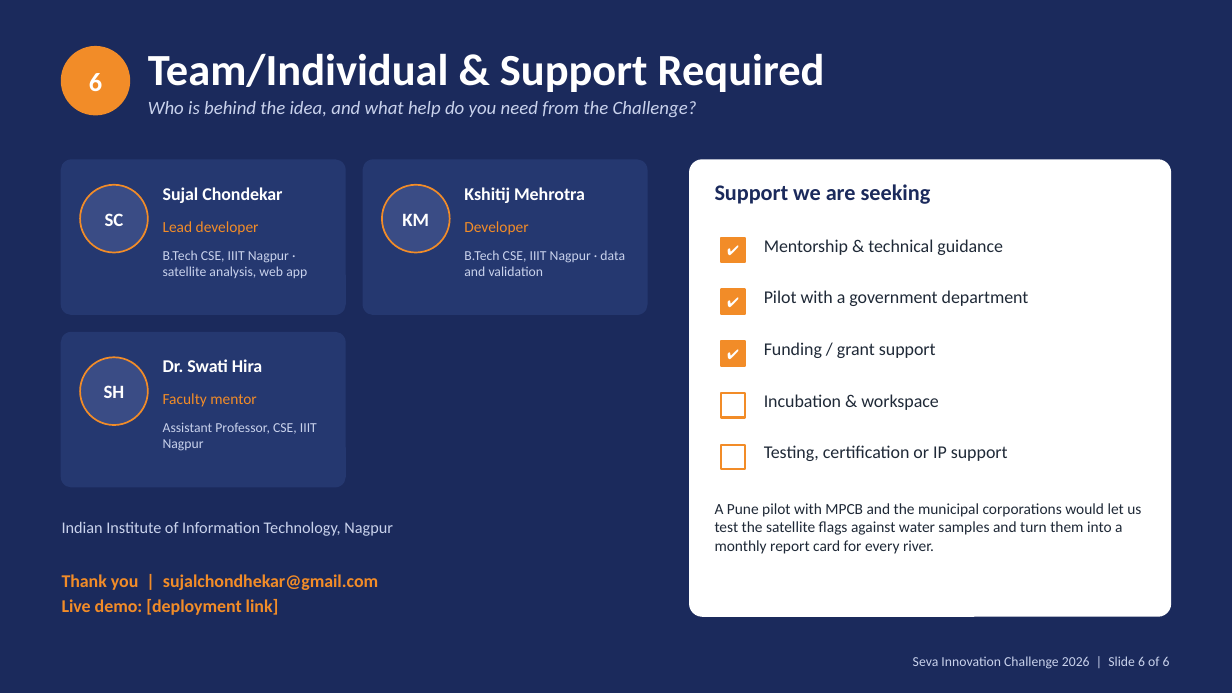
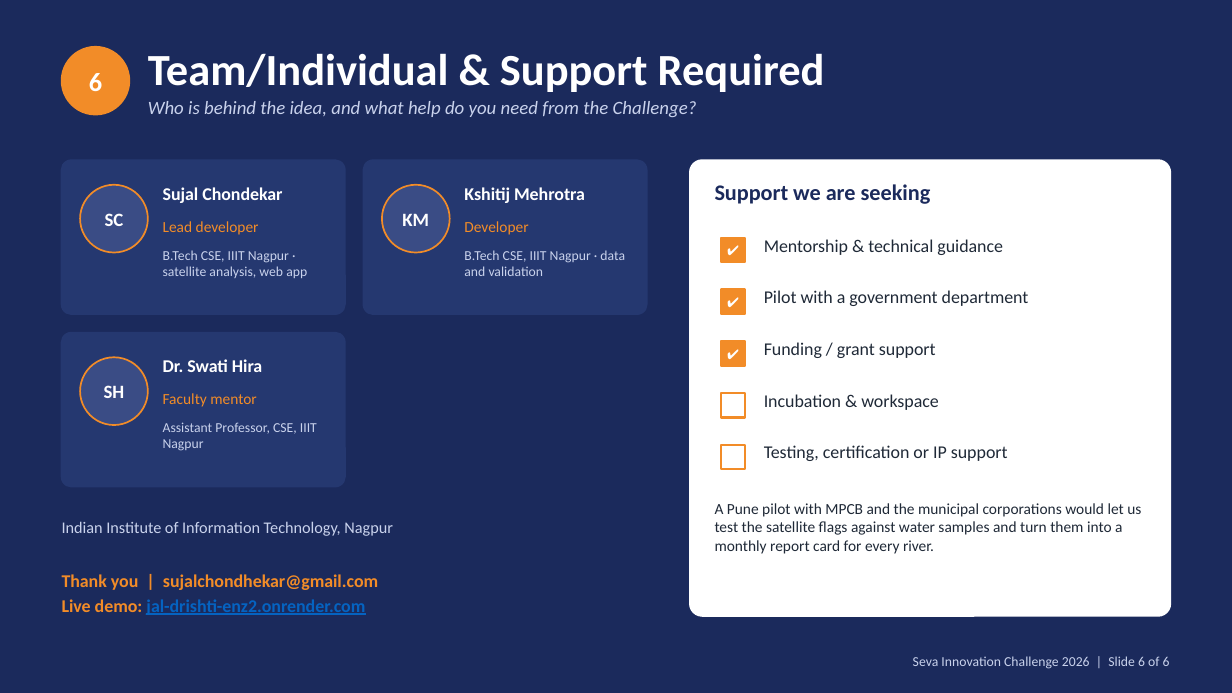
Before and after one commit to sujalappa/jal-drishti, a slide deck: slide 6 of presentation/Jal-drishti_AI_Seva_2026.pptx. Drawn at 1232x693 pixels with LibreOffice and Linux fonts; fonts in the diff are those of the drawing. Boxes give left, top, right and bottom in pixels: in the first picture for what was removed or moved away, otherwise in the second. Text is boxed around its words. In the diff, an @@ line names an element or a change of style, - is before the commit and + after.

```diff
--- a/presentation/Jal-drishti_AI_Seva_2026.pptx
+++ b/presentation/Jal-drishti_AI_Seva_2026.pptx
@@ text at (x1=62, y1=599, x2=365, y2=615): text changed; text colour #F28C28 to #0563C1 @@
-Live demo: [deployment link]
+Live demo: jal-drishti-enz2.onrender.com
```
Also in this commit, not shown: 2 other slides changed, 5 other files.
